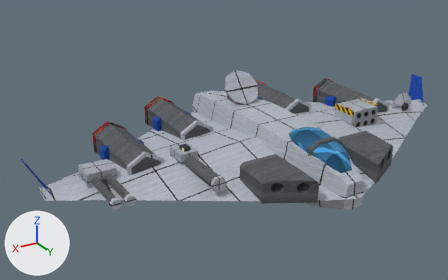
What one commit did to the Blender file tools/lowforge/models/lammergeier.blend.
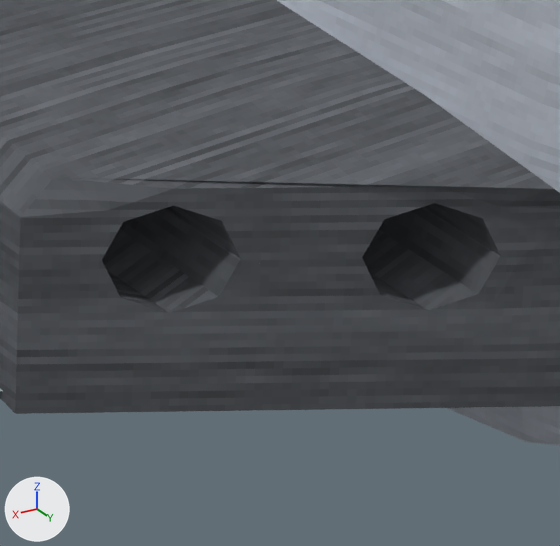
The first picture shows the older version from a 50 mm camera at (106.7, 159.3, 80.2) aimed at (12.7, 2.6, 1.8). The close-ups show the older and then the newer version on the part from 58% to 71% of the width and 58% to 77% of the height of that picture. Only the edits that show in the close-ups are written down. Every picture has the same lights, and +X, +Y and +Z are marked at lower left.

Names of what the first close-up shows: 'body', 'drone_pod.003', 'drone_pod.005', 'drone_tube.002', 'drone_tube.003'.
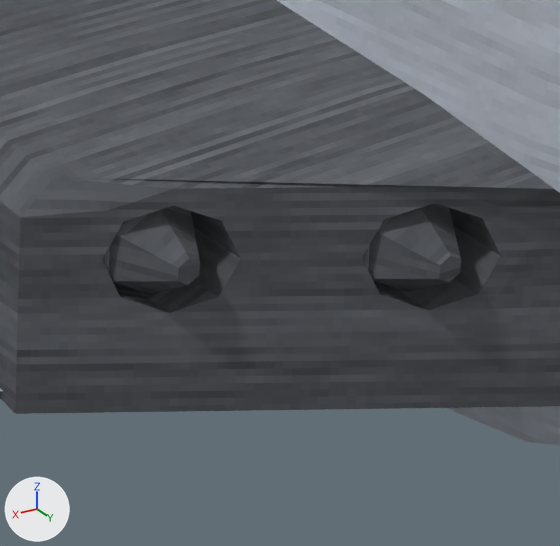
The edits, one by one:
Mesh me_drone_nose_003 is new.
It is a 6-sided cut cone along y (radius 1.5 at the low end, 0.4 at the high end) spanning x 18.7..21.3, y 41.03..42.83, z 2.7..5.7.
It uses material mat_steel_dark (picture img_dark).
Mesh me_drone_body_003 is new.
It is a 6-sided cylinder along y spanning x 18.7..21.3, y 35.83..41.03, z 2.7..5.7.
It uses material mat_steel_plate (picture img_plate).
Mesh me_drone_nose_002 is new.
It is a 6-sided cut cone along y (radius 1.5 at the low end, 0.4 at the high end) spanning x 12.7..15.3, y 44.46..46.26, z 2.7..5.7.
It uses material mat_steel_dark (picture img_dark).
Mesh me_drone_body_002 is new.
It is a 6-sided cylinder along y spanning x 12.7..15.3, y 39.26..44.46, z 2.7..5.7.
It uses material mat_steel_plate (picture img_plate).
Object 'drone_nose.003' (ob_drone_nose_003) is new; it shows me_drone_nose_003.
Its parent is ob_launch_syrinx_drone_4.
Its matrix parent inverse is Matrix(((1.0, 0.0, 0.0, -20.0), (0.0, 1.0, 0.0, -38.63), (0.0, 0.0, 1.0, -4.2), (0.0, 0.0, 0.0, 1.0))).
Its location is (0.0, 0.0, 0.0).
Object 'launch_syrinx_drone_4' (ob_launch_syrinx_drone_4) is new.
Its location is (20.0, 38.63, 4.2).
Object 'drone_body.003' (ob_drone_body_003) is new; it shows me_drone_body_003.
Its parent is ob_launch_syrinx_drone_4.
Its matrix parent inverse is Matrix(((1.0, 0.0, 0.0, -20.0), (0.0, 1.0, 0.0, -38.63), (0.0, 0.0, 1.0, -4.2), (0.0, 0.0, 0.0, 1.0))).
Its location is (0.0, 0.0, 0.0).
Object 'drone_nose.002' (ob_drone_nose_002) is new; it shows me_drone_nose_002.
Its parent is ob_launch_syrinx_drone_3.
Its matrix parent inverse is Matrix(((1.0, 0.0, 0.0, -14.0), (0.0, 1.0, 0.0, -42.06), (0.0, 0.0, 1.0, -4.2), (0.0, 0.0, 0.0, 1.0))).
Its location is (0.0, 0.0, 0.0).
Object 'launch_syrinx_drone_3' (ob_launch_syrinx_drone_3) is new.
Its location is (14.0, 42.06, 4.2).
Object 'drone_body.002' (ob_drone_body_002) is new; it shows me_drone_body_002.
Its parent is ob_launch_syrinx_drone_3.
Its matrix parent inverse is Matrix(((1.0, 0.0, 0.0, -14.0), (0.0, 1.0, 0.0, -42.06), (0.0, 0.0, 1.0, -4.2), (0.0, 0.0, 0.0, 1.0))).
Its location is (0.0, 0.0, 0.0).

Boxes [x1, y1, x2, y2] around the edits, measured in the close-ups (560 x 546 px):
'drone_nose.003', added: after [109, 206, 200, 294]
'drone_nose.002', added: after [368, 203, 461, 292]
'drone_body.003', added (mostly hidden): after [102, 246, 110, 273]
'drone_body.002', added (mostly hidden): after [362, 245, 370, 269]
